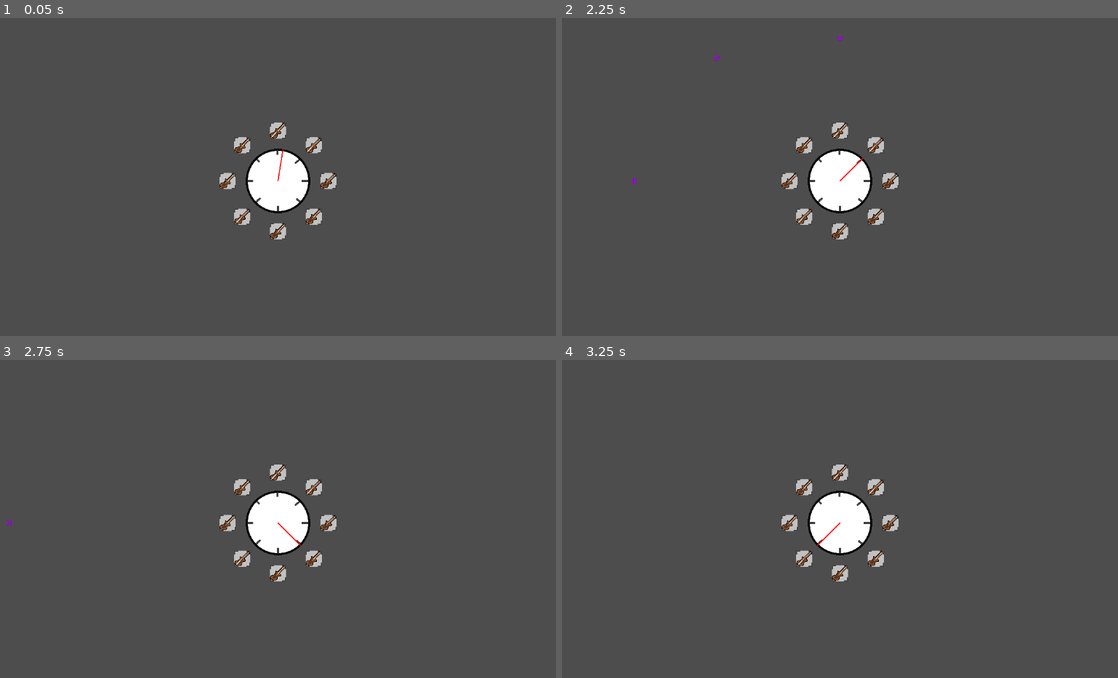
Above: before the commit, frames 1-4 (two rows, left to right).
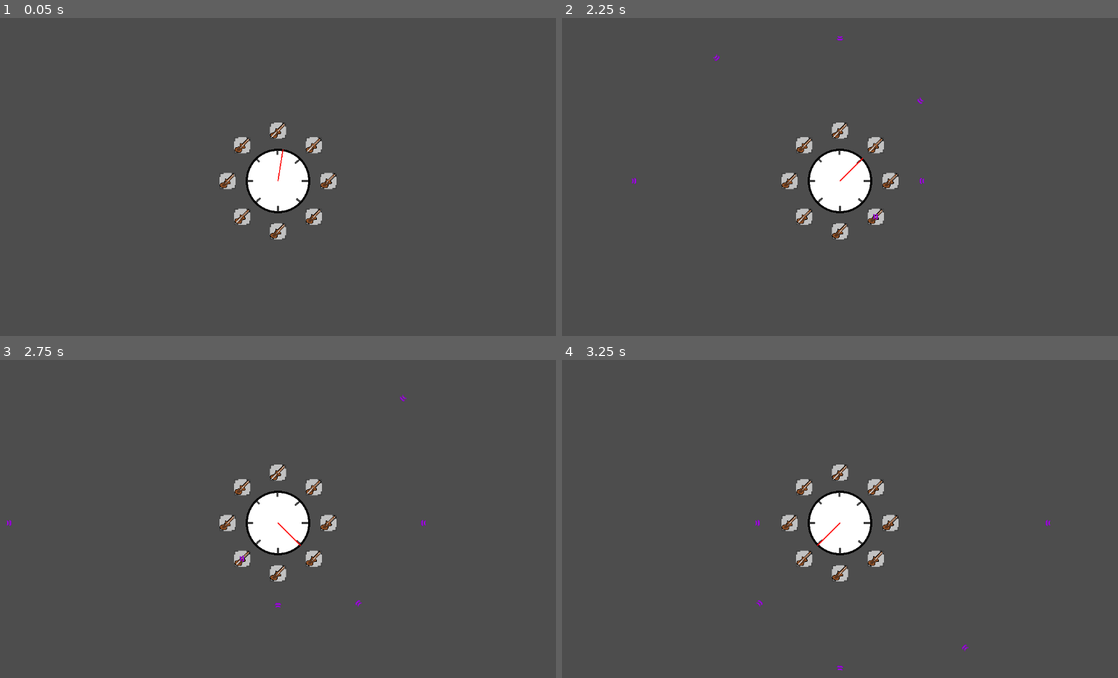
Above: after the commit, the same moments.

Repository: SeriousGuy888/MetronomeTowerDefenceGame
Game: Godot game, scene res://scenes/main.tscn
Two runs of this game, one before a commit and one after it. Both use one fixed random seed, a clock stepped at 60 frames per second and the inputs below.
Inputs:
- Up to frame 1 (0.05 s): no input
- Up to frame 2 (2.25 s): no input
- Up to frame 3 (2.75 s): no input
- Up to frame 4 (3.25 s): no input

Frame 1 is identical in both runs. In frame 2, less than 0.1% of the frame differs, in the area x 55-66%, y 24-64%; in frame 3, less than 0.1%, in the area x 43-77%, y 10-78%; in frame 4, less than 0.1%.

Commit message:
fix: turrets now fire when playhead lands exactly on angle
previously they would only fire if the playhead passed it

Diff:
--- a/scenes/playhead.gd
+++ b/scenes/playhead.gd
@@ -22,6 +22,6 @@
 	if new_angle < old_angle:
 		old_angle -= 360 # to deal with when the playhead crosses 0°
 
-	for angle in angles_to_watch_degrees:
-		if old_angle < angle and angle < new_angle:
-			angle_passed.emit(angle)
+	for watched_angle in angles_to_watch_degrees:
+		if old_angle < watched_angle and watched_angle <= new_angle:
+			angle_passed.emit(watched_angle)
